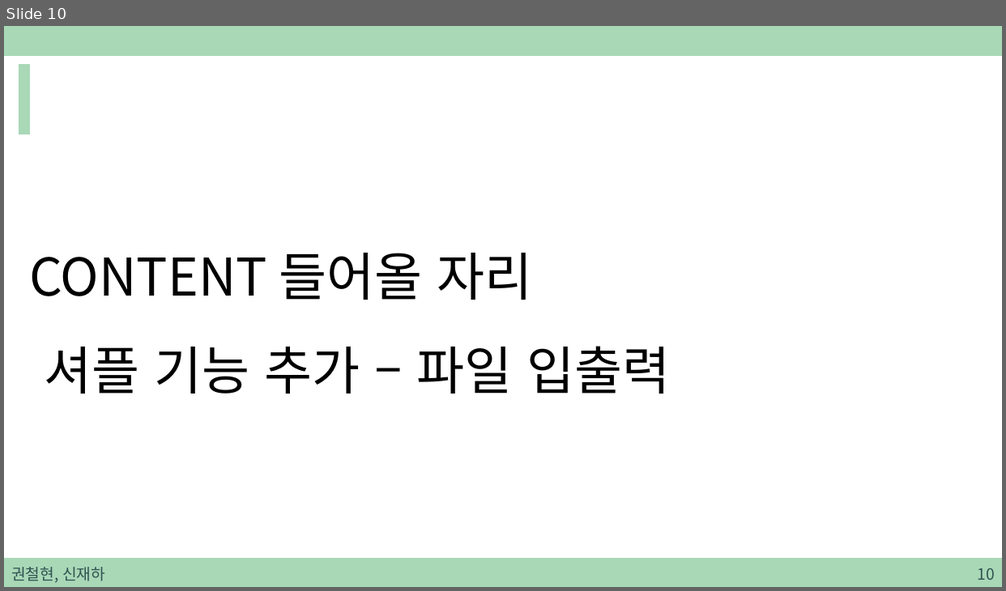
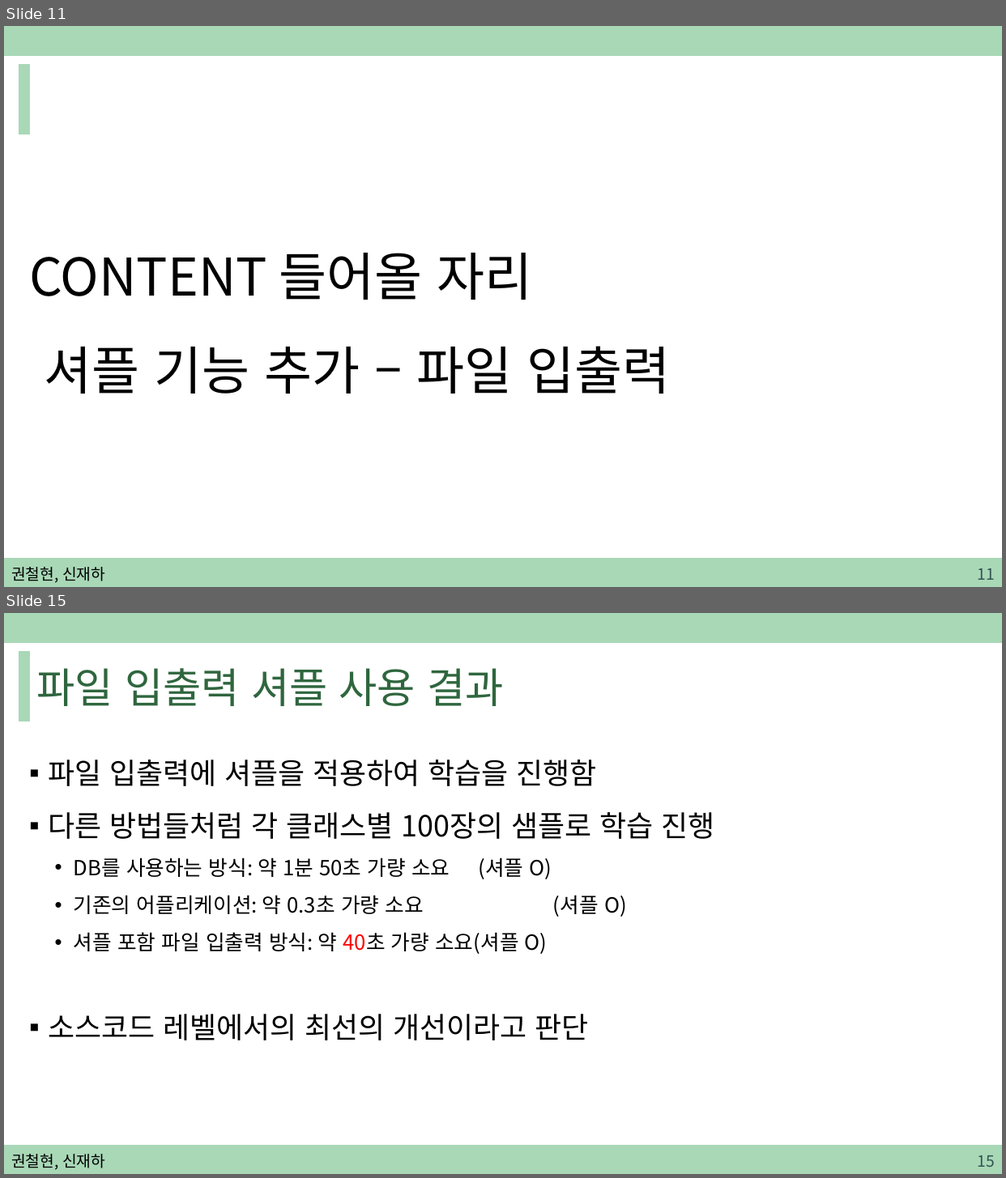
Before and after one commit to sjh4287/capston, a slide deck: 2022.02.18/권철현,신재하.pptx. Shown one above the other, each under a label of ours: slide 10 before the commit, slides 11 and 15 after it; the slides between them are not shown. The pictures are 1006x591 and 1006x1178 pixels, drawn with LibreOffice and Linux fonts; fonts in the diff are those of the drawing. Boxes give left, top, right and bottom in pixels: in the first picture for what was removed or moved away, otherwise in the second. Text is boxed around its words. In the diff, an @@ line names an element or a change of style, - is before the commit and + after.

```diff
--- a/2022.02.18/권철현,신재하.pptx
+++ b/2022.02.18/권철현,신재하.pptx
@@ slide 15 added at box(4, 613, 1002, 1174), background #FFFFFF; not listed: 3 template elements that a slide beside it also shows @@
@@ title added at box(37, 668, 503, 706), 40 pt, text #2F663E @@
+파일 입출력 셔플 사용 결과
@@ text added at box(48, 760, 714, 1041), 20 pt, text #000000 @@
+▪ 파일 입출력에 셔플을 적용하여 학습을 진행함
+▪ 다른 방법들처럼 각 클래스별 100장의 샘플로 학습 진행
+  • DB를 사용하는 방식: 약 1분 50초 가량 소요 (셔플 O)
+  • 기존의 어플리케이션: 약 0.3초 가량 소요 (셔플 O)
+  • 셔플 포함 파일 입출력 방식: 약 40초 가량 소요(셔플 O)
+▪ 소스코드 레벨에서의 최선의 개선이라고 판단
@@ text added at box(11, 1154, 105, 1170), 15 pt, text #000000 @@
+권철현, 신재하
@@ page number added at box(977, 1156, 994, 1167), 15 pt, text #305250 @@
+15
@@ what was slide 10 is now slide 11 @@
@@ slide 11 changed as well @@
@@ text "권철현, 신재하" at box(11, 567, 105, 583): text colour #305250 to #000000 @@
@@ page number at box(977, 569, 994, 580): text changed @@
-10
+11
```
Also in this commit, not shown: 34 other slides changed, 7 other slides added.
